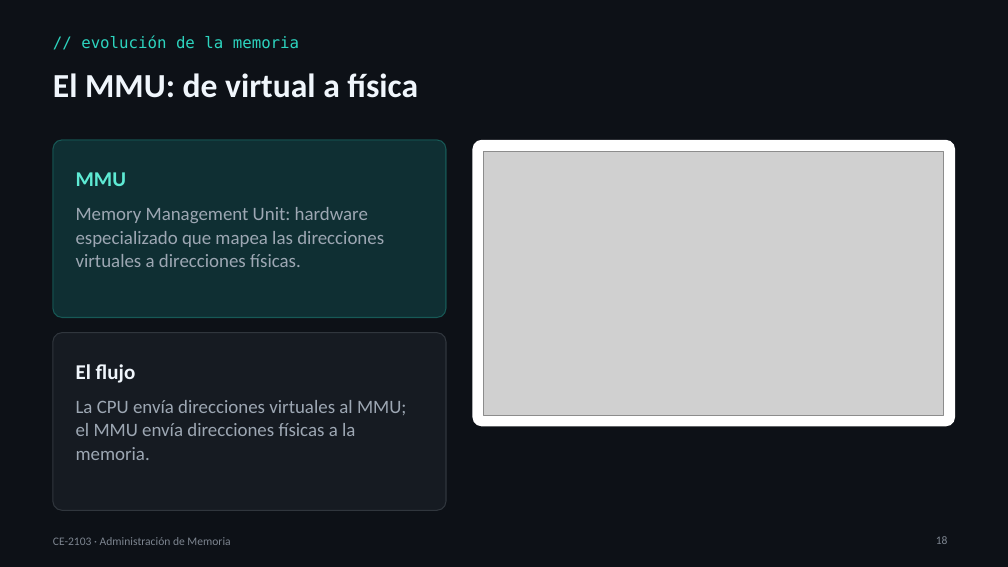
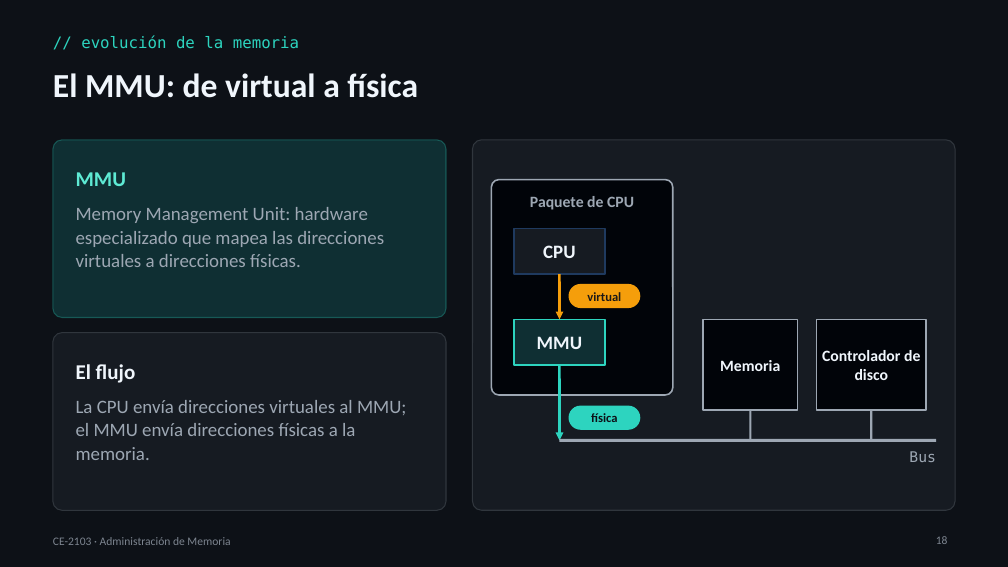
Before and after one commit to itcr-computer-engineering/data-structures-and-algorithms, a slide deck: slide 18 of presentaciones/ce-2103/Lección 01 - Administración de Memoria.pptx. Drawn at 1008x567 pixels with LibreOffice and Linux fonts; fonts in the diff are those of the drawing; grey boxes stand for pictures. Boxes give left, top, right and bottom in pixels: in the first picture for what was removed or moved away, otherwise in the second. Text is boxed around its words. In the diff, an @@ line names an element or a change of style, - is before the commit and + after.

```diff
--- a/presentaciones/ce-2103/Lección 01 - Administración de Memoria.pptx
+++ b/presentaciones/ce-2103/Lección 01 - Administración de Memoria.pptx
@@ rounded rectangle: place and size @@
-rounded rectangle at (473,140,955,426)
+rounded rectangle at (473,140,955,510)
@@ rounded rectangle at (473,140,955,510): fill #FFFFFF to #161B22; outline none to #30363D 1 pt; proportions changed @@
@@ picture removed at (484,151,944,415) @@
@@ rounded rectangle added at (492,180,673,395), fill #010409, outline #9DA7B3 1.5 pt @@
@@ text added at (530,196,634,210), 15 pt, text #9DA7B3, bold @@
+Paquete de CPU
@@ rectangle added at (514,228,605,274), fill #161B22, outline #1F3A5F 1.5 pt, 18 pt, text #F0F6FC, bold @@
+CPU
@@ arrow added from (560, 274) to (560, 319), #F59E0B 2.5 pt @@
@@ rounded rectangle added at (569,284,640,308), fill #F59E0B, 12 pt, text #1C1917, bold @@
+virtual
@@ rectangle added at (514,319,605,364), fill #0F2F33, outline #2DD4BF 1.5 pt, 18 pt, text #F0F6FC, bold @@
+MMU
@@ rectangle added at (703,319,798,410), fill #010409, outline #9DA7B3 1.5 pt, 15 pt, text #F0F6FC, bold @@
+Memoria
@@ rectangle added at (817,319,926,410), fill #010409, outline #9DA7B3 1.5 pt, 15 pt, text #F0F6FC, bold @@
+Controlador de disco
@@ arrow added from (560, 365) to (560, 441), #2DD4BF 2.5 pt @@
@@ rounded rectangle added at (569,406,640,430), fill #2DD4BF, 12 pt, text #0D1117, bold @@
+física
@@ line added from (751, 410) to (751, 441), #9DA7B3 2 pt @@
@@ line added from (872, 410) to (872, 441), #9DA7B3 2 pt @@
@@ line added from (560, 441) to (936, 441), #9DA7B3 3 pt @@
@@ text added at (909,451,936,462), 14 pt, text #9DA7B3 @@
+Bus
```
Also in this commit, not shown: 3 other slides changed, 3 other files.
